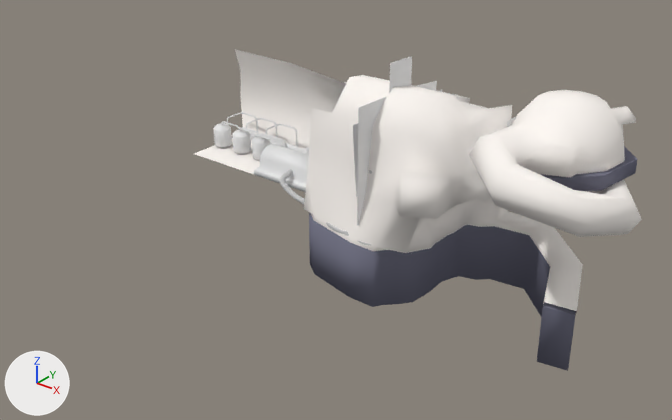
Before and after pictures for a commit that changed the Blender file Game/Dungeon.blend.
Rendered twice from a 50 mm lens placed at (74.5, -53.6, 134.9), pointed at (-75.7, 134.2, 18.4). The lights are fixed; the arrows at lower left show +X, +Y and +Z.

Script lines for the objects in view, before the commit:
```python
ob_aquaductwater = bpy.data.objects.new('AquaductWater', me_cube_008)
ob_aquaductwater.parent = ob_machineroom
ob_aquaductwater.location = (-86.95, 155.2, 37.1)
ob_flowerboiler = bpy.data.objects.new('FlowerBoiler', me_cylinder_009)
ob_flowerboiler.parent = ob_machineroom
ob_flowerboiler.location = (-93.67, 150.0, 18.66)
ob_machineroom = bpy.data.objects.new('MachineRoom', me_plane_010)
ob_machineroom.location = (-70.0, 150.0, 47.2)
# also in view: 'FineRoot.006' at (-66.9, 139.1, 34.1); 'MachineRoomWater' at (-50.1, 157.3, -1.4)
```
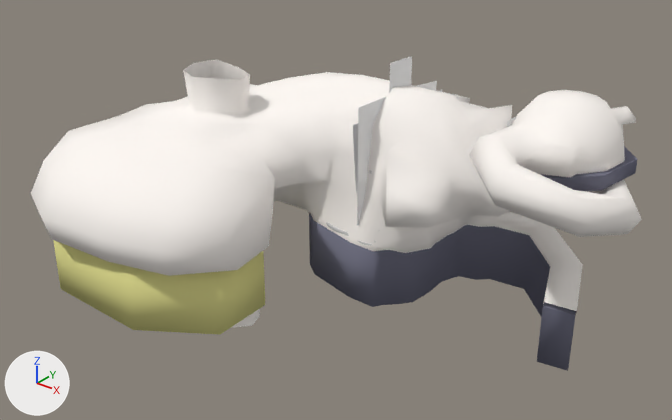
Diff of the bpy script that builds the scene:
```diff
--- a/Game/Dungeon.blend.py
+++ b/Game/Dungeon.blend.py
@@ me_plane_010 @@
 # used by ob_machineroom; location = (-70.0, 150.0, 47.2)
-me_plane_010.from_pydata(...)  # 342 vertices, 356 faces; spans x -75.4..74.3, y -26.4..41.3, z -52.8..9.7
+me_plane_010.from_pydata(...)  # 528 vertices, 556 faces, 1 loose edge; spans x -85.8..74.3, y -75.5..41.3, z -75.6..9.7
+# me_plane_010 part 1
+# 13 vertices are removed from x -75.4..26.7, y -13.2..27.0, z -32.2..-0.9
+# 24 faces are deleted
+# 5 vertices in x 25.9..35.1, y -3.4..5.2, z -22.6..-13.8 move by (7.8, -1.4, 0.0)
+# 26 vertices move from x -51.8..38.2, y -18.7..21.4, z -35.3..-8.7 to x -45.4..39.4, y -26.1..21.0, z -34.0..-8.9
+# 199 vertices are added at x -85.8..27.9, y -75.5..26.1, z -75.6..8.0
+# 1 loose edge is added
+# 224 new faces join them
 me_plane_010.materials.append(mat_woodgrain)
@@ me_plane_011_1 @@
+me_plane_011_1.from_pydata(...)  # 132 vertices, 140 faces; spans x -14.4..50.5, y -68.6..6.6, z -20.4..1.6
+me_plane_011_1.polygons.foreach_set('use_smooth', [True] * 140)
+me_plane_011_1.materials.append(mat_honey)  # its picture is missing
@@ ob_plane @@
+ob_plane = bpy.data.objects.new('Plane', me_plane_011_1)
+ob_plane.location = (-133.8, 148.7, 14.3)
+ob_plane.show_transparent = True
```

Pixel boxes [x1, y1, x2, y2] of what changed, in the pictures (672 x 420 px):
'MachineRoom', reshaped (36% wider): before [194, 49, 642, 315]; after [31, 59, 642, 328]
'Plane', added (yellow): after [53, 240, 265, 335]
part 1 of me_plane_010, built on: before [194, 49, 491, 249]; after [31, 59, 509, 328]
'FlowerBoiler', unchanged, covered by the edit: before [254, 144, 309, 192]
